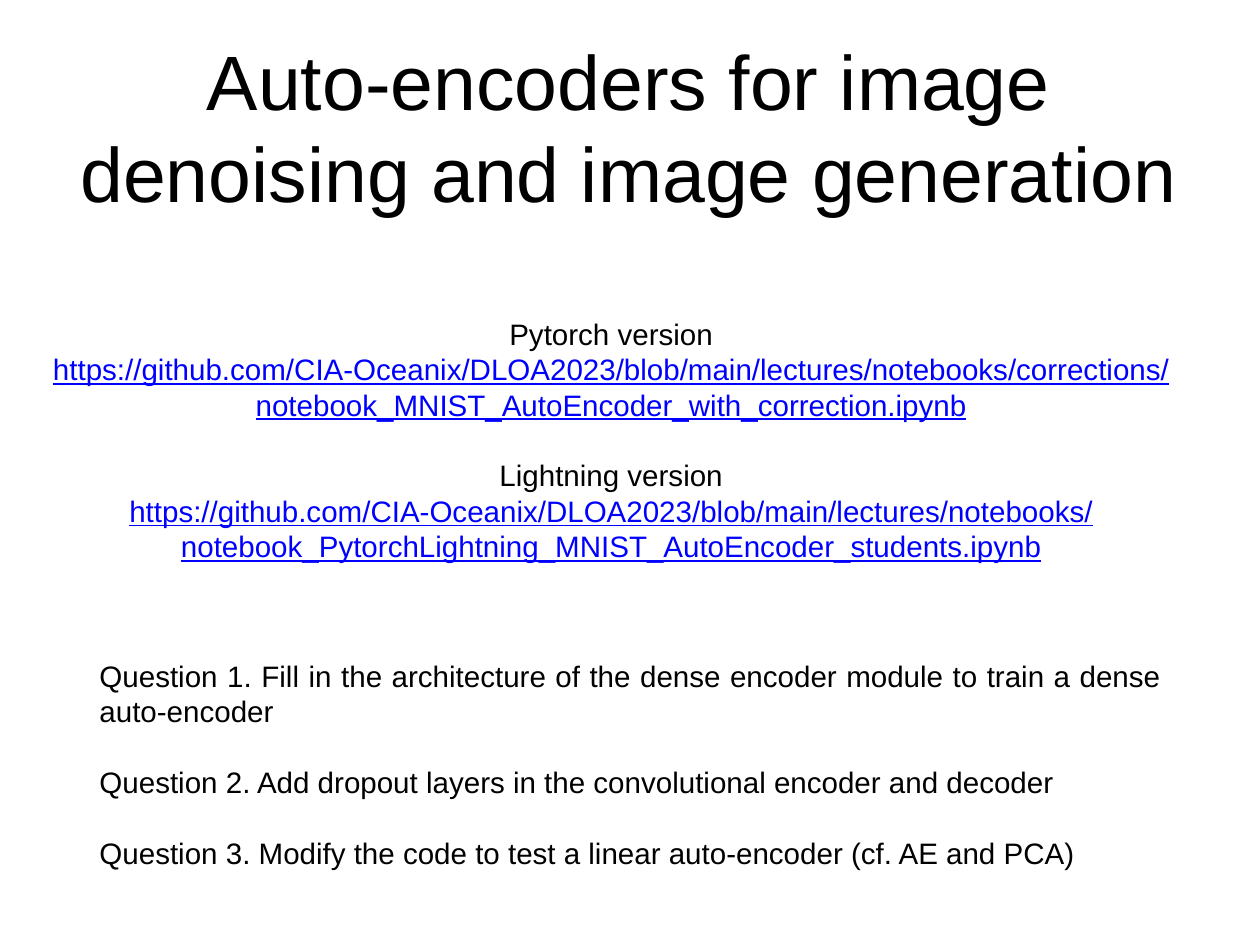
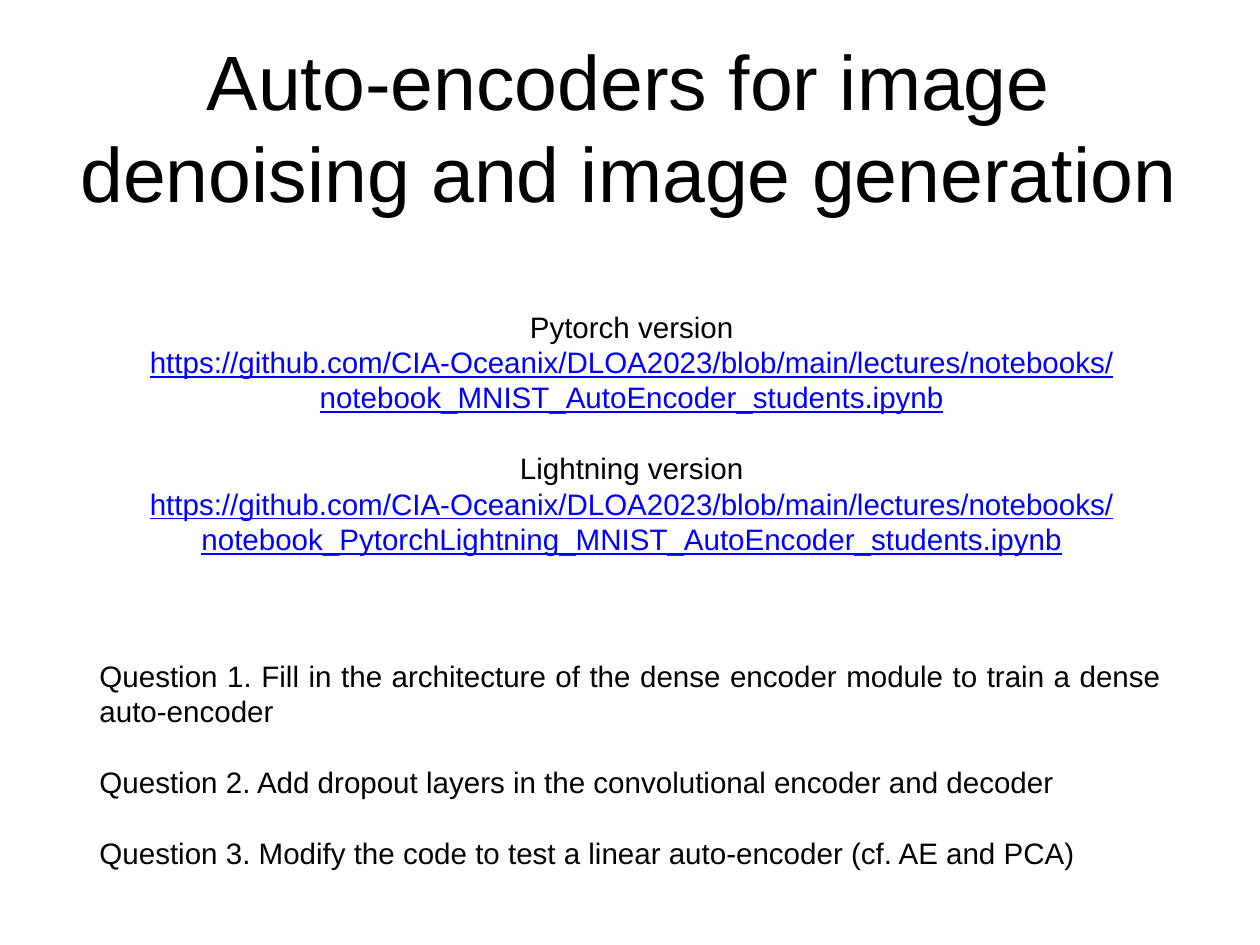
Before and after one commit to CIA-Oceanix/DLOA2023, a slide deck: slide 11 of lectures/course_DLMOA_session-3.pptx. Drawn at 1260x945 pixels with LibreOffice and Linux fonts; fonts in the diff are those of the drawing. Boxes give left, top, right and bottom in pixels: in the first picture for what was removed or moved away, otherwise in the second. Text is boxed around its words. In the diff, an @@ line names an element or a change of style, - is before the commit and + after.

```diff
--- a/lectures/course_DLMOA_session-3.pptx
+++ b/lectures/course_DLMOA_session-3.pptx
@@ text "Pytorch version": place and size @@
-text "Pytorch version" at bbox=[53, 323, 1169, 563]
+text "Pytorch version" at bbox=[150, 316, 1113, 556]
@@ text at bbox=[150, 351, 1113, 414]: text changed @@
-https://github.com/CIA-Oceanix/DLOA2023/blob/main/lectures/notebooks/corrections/notebook_MNIST_AutoEncoder_with_correction.ipynb
+https://github.com/CIA-Oceanix/DLOA2023/blob/main/lectures/notebooks/notebook_MNIST_AutoEncoder_students.ipynb
```
Also in this commit, not shown: 1 other slide changed, 1 other file.
